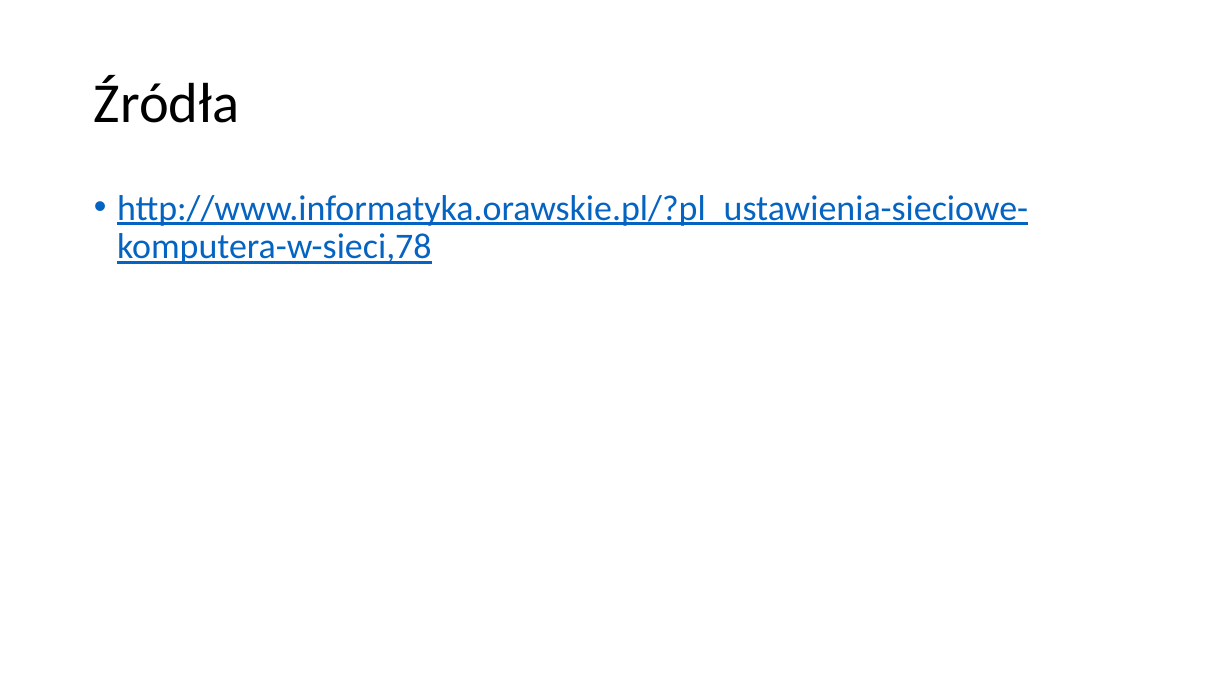
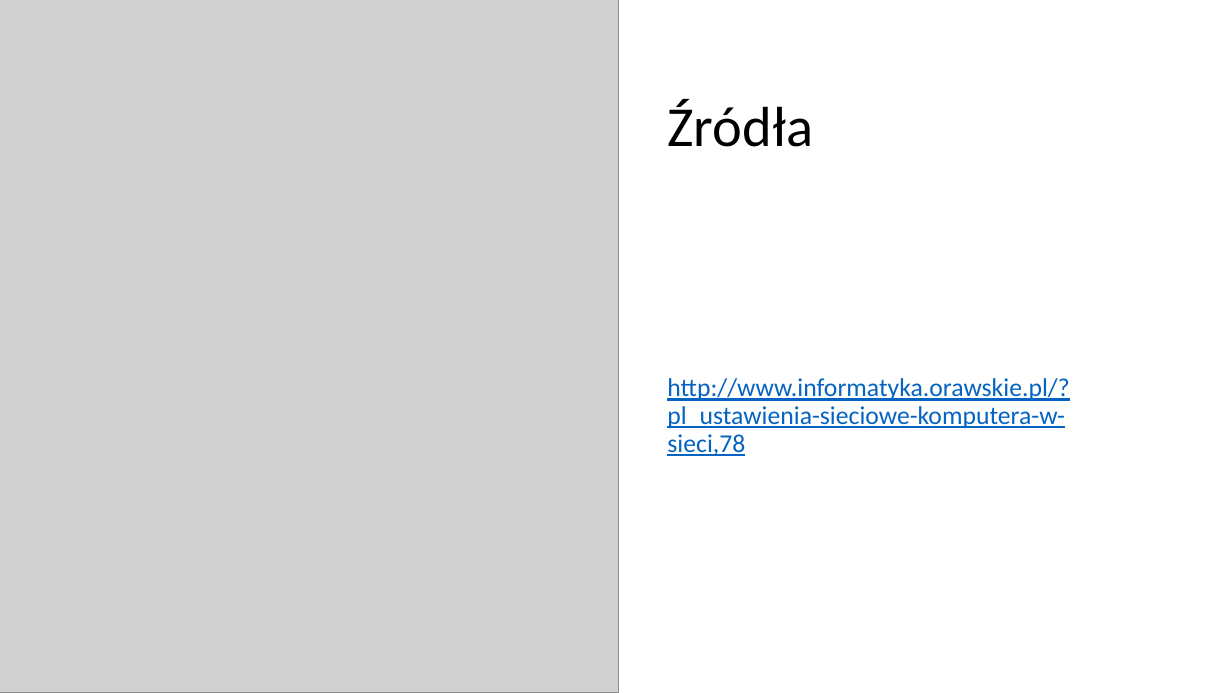
Before and after one commit to blackbat13/cs-lut, a slide deck: slide 10 of Sieci komputerowe/Adresy sieciowe.pptx. Drawn at 1232x693 pixels with LibreOffice and Linux fonts; fonts in the diff are those of the drawing; grey boxes stand for pictures. Boxes give left, top, right and bottom in pixels: in the first picture for what was removed or moved away, otherwise in the second. Text is boxed around its words. In the diff, an @@ line names an element or a change of style, - is before the commit and + after.

```diff
--- a/Sieci komputerowe/Adresy sieciowe.pptx
+++ b/Sieci komputerowe/Adresy sieciowe.pptx
@@ picture added at box(0, 0, 618, 693) @@
@@ title "Źródła": place and size @@
-title "Źródła" at box(94, 75, 240, 123)
+title "Źródła" at box(667, 99, 813, 147)
@@ text "http://www.informatyka.orawskie.pl/?pl_ustawienia-sieciowe-k ...": place and size @@
-text "http://www.informatyka.orawskie.pl/?pl_ustawienia-sieciowe-k ..." at box(117, 195, 1028, 264)
+text "http://www.informatyka.orawskie.pl/?pl_ustawienia-sieciowe-k ..." at box(667, 378, 1069, 456)
@@ text "http://www.informatyka.orawskie.pl/?pl_ustawienia-sieciowe-k ..." at box(667, 378, 1069, 456): size 28 to 20 pt; bullet • to none; vertical alignment top to middle @@
```
Also in this commit, not shown: 8 other slides changed, 1 slide added, 1 slide removed, 4 other files.
